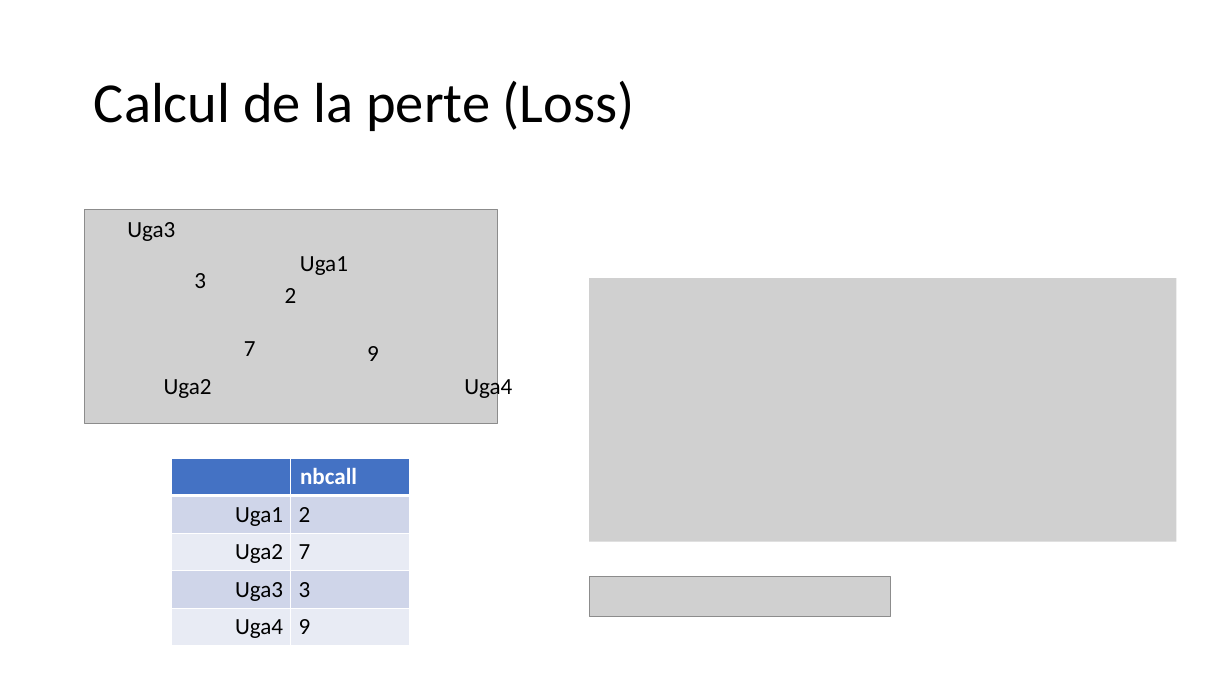
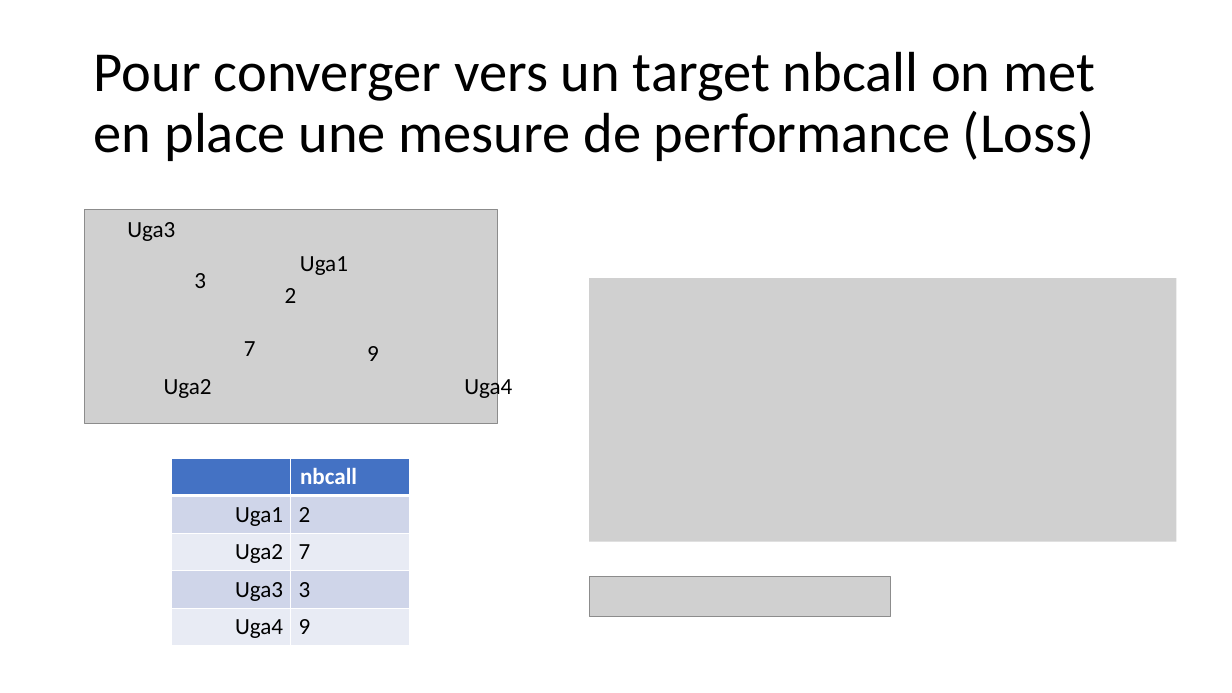
Before and after one commit to leopoldlacroix/graph_proj, a slide deck: slide 3 of explication.pptx. Drawn at 1232x693 pixels with LibreOffice and Linux fonts; fonts in the diff are those of the drawing; grey boxes stand for pictures. Boxes give left, top, right and bottom in pixels: in the first picture for what was removed or moved away, otherwise in the second. Text is boxed around its words. In the diff, an @@ line names an element or a change of style, - is before the commit and + after.

```diff
--- a/explication.pptx
+++ b/explication.pptx
@@ title at box(94, 51, 1095, 161): text changed @@
-Calcul de la perte (Loss)
+Pour converger vers un target nbcall on met en place une mesure de performance (Loss)
```
Also in this commit, not shown: 7 other slides changed, 1 slide removed, 8 other files.
